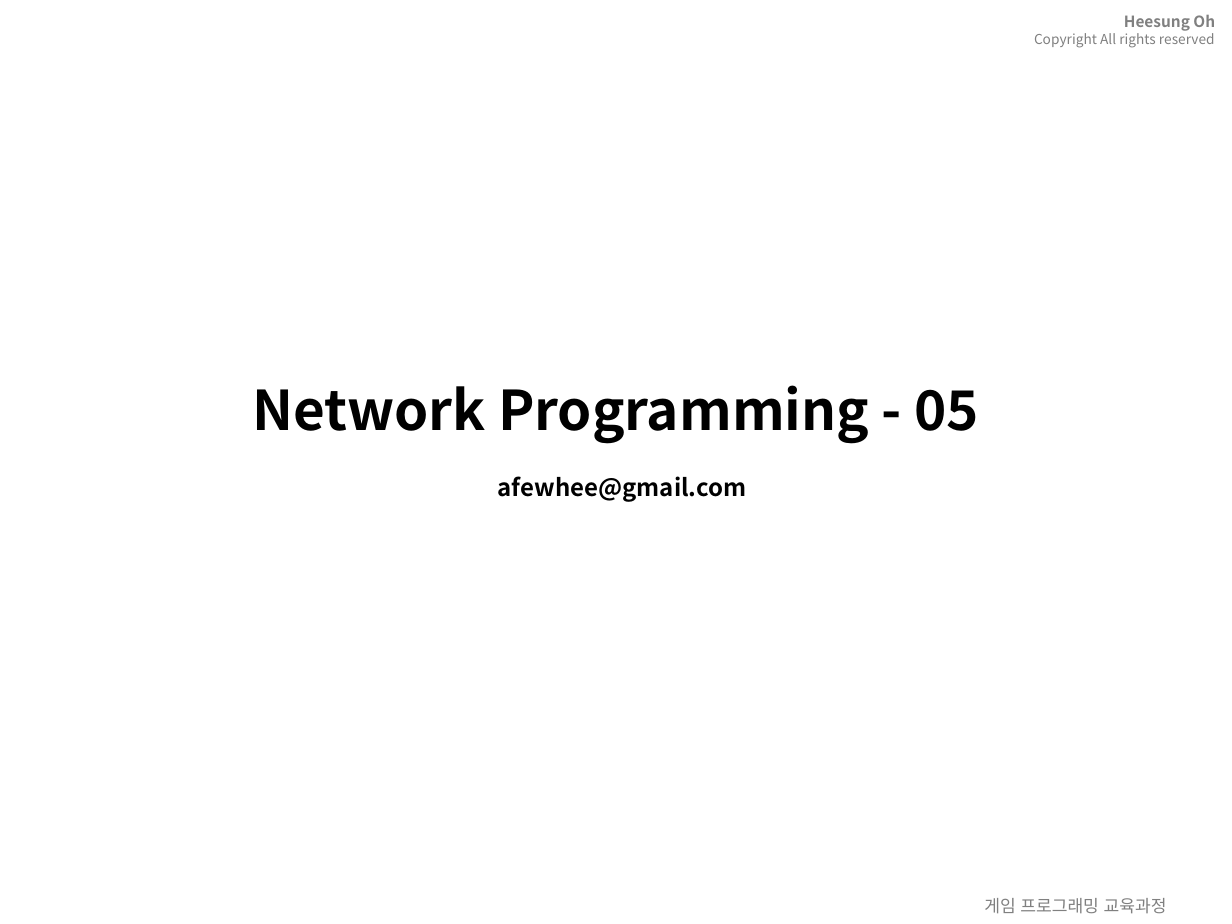
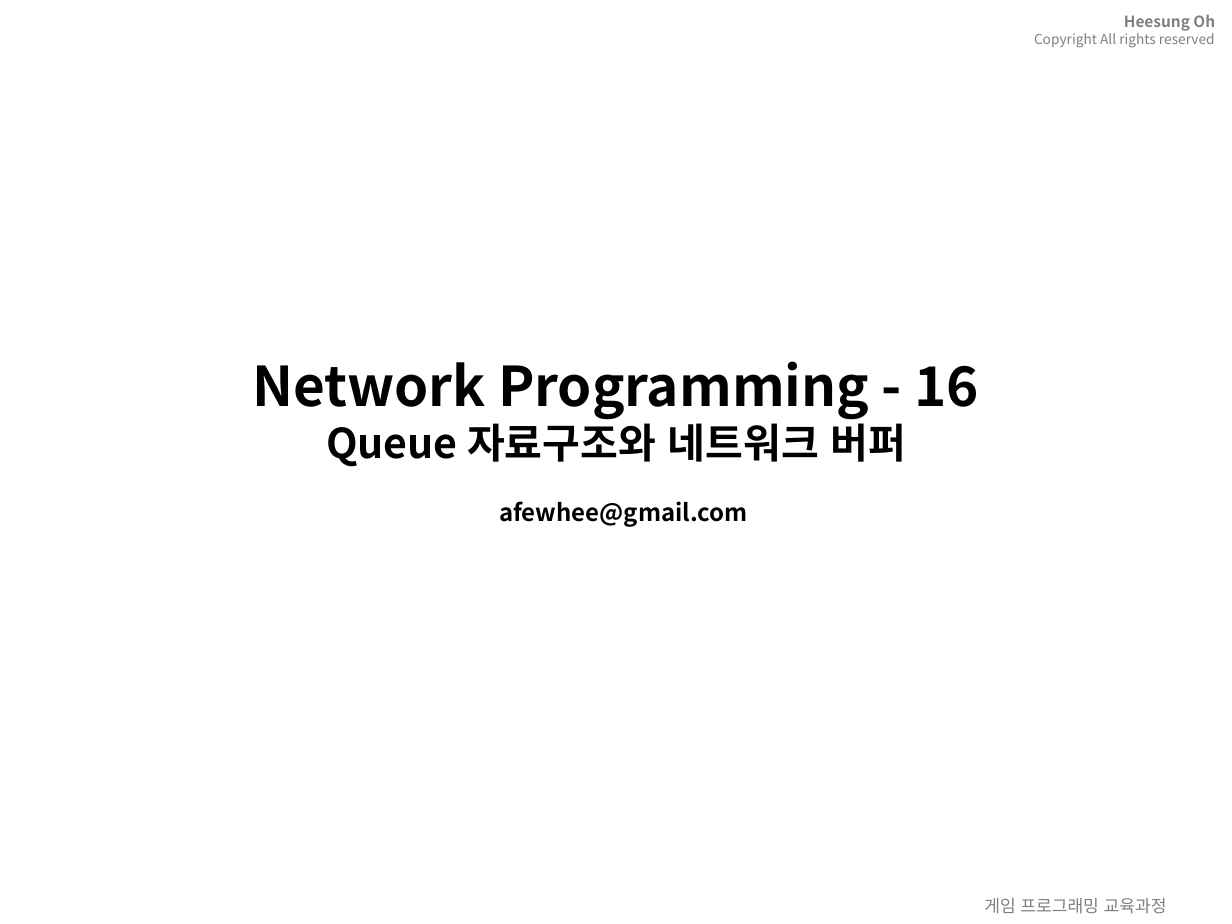
Before and after one commit to 3dapi/dv05_netlib, a slide deck: slide 1 of ppt/_network_16.pptx. Drawn at 1232x924 pixels with LibreOffice and Linux fonts; fonts in the diff are those of the drawing; background and template pictures are left out. Boxes give left, top, right and bottom in pixels: in the first picture for what was removed or moved away, otherwise in the second. Text is boxed around its words. In the diff, an @@ line names an element or a change of style, - is before the commit and + after.

```diff
--- a/ppt/_network_16.pptx
+++ b/ppt/_network_16.pptx
@@ title at (252,361,980,527): text changed @@
-Network Programming - 05
-afewhee@gmail.com
+Network Programming - 16
+Queue 자료구조와 네트워크 버퍼
+afewhee@gmail.com
```
Also in this commit, not shown: 3 other slides changed, 52 slides added, 54 other files.
